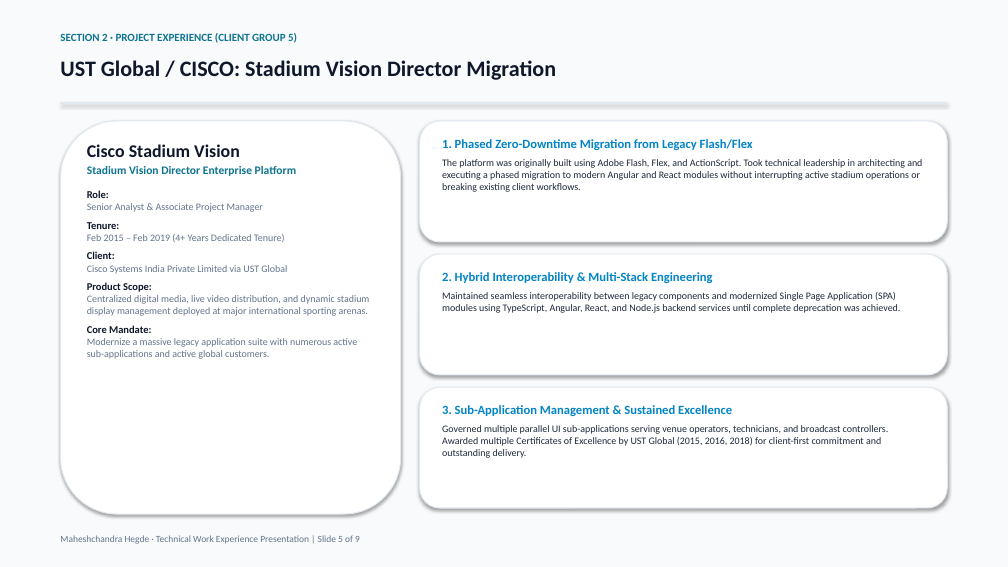
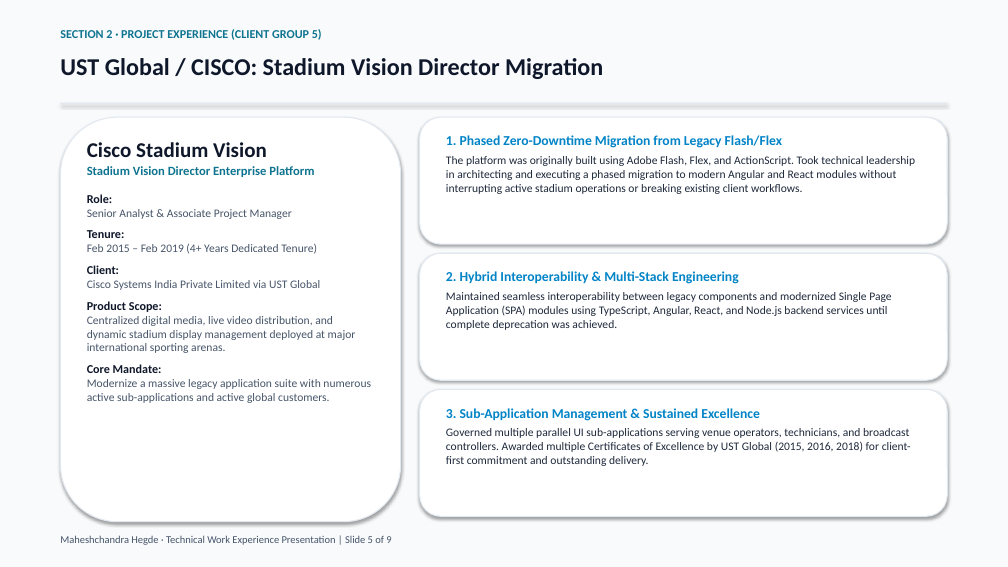
Before and after one commit to hegdemahesh/hegdemahesh.github.io, a slide deck: slide 5 of obayashi_it_presentation/Obayashi_Senior_Manager_IT_Presentation_Maheshchandra_Hegde.pptx. Drawn at 1008x567 pixels with LibreOffice and Linux fonts; fonts in the diff are those of the drawing. Boxes give left, top, right and bottom in pixels: in the first picture for what was removed or moved away, otherwise in the second. Text is boxed around its words. In the diff, an @@ line names an element or a change of style, - is before the commit and + after.

```diff
--- a/obayashi_it_presentation/Obayashi_Senior_Manager_IT_Presentation_Maheshchandra_Hegde.pptx
+++ b/obayashi_it_presentation/Obayashi_Senior_Manager_IT_Presentation_Maheshchandra_Hegde.pptx
@@ text "SECTION 2 · PROJECT EXPERIENCE ..." at [60,29,322,40]: size 10.5 to 11.5 pt @@
@@ text "UST Global / CISCO: Stadium ..." at [60,58,603,79]: size 21 to 23 pt @@
@@ rounded rectangle: place and size @@
-rounded rectangle at [60,121,401,514]
+rounded rectangle at [60,117,401,522]
@@ rounded rectangle: place and size @@
-rounded rectangle at [420,121,948,242]
+rounded rectangle at [420,117,948,244]
@@ text "Cisco Stadium Vision" at [87,142,371,403]: size 17 to 20 pt in "Cisco Stadium Vision"; size 11 to 12 pt in "Stadium Vision Director Enterprise Platform"; size 10 to 11.5 pt in "Role:", "Tenure:", "Client:", "Product Scope:" and 1 more places; size 9.5 to 11 pt, text colour #64748B to #475569 in "Senior Analyst & Associate Project Manager", "Feb 2015 – Feb 2019 (4+ Years ...", "Cisco Systems India Private Limited via UST ...", "Centralized digital media, live video distribution, and ..." and 1 more places; more space between paragraphs @@
@@ text "1. Phased Zero-Downtime Migration from ..." at [446,135,915,194]: size 12 to 13 pt in "1. Phased Zero-Downtime Migration from Legacy Flash/Flex"; size 9.5 to 11 pt in "The platform was originally built using Adobe ..."; less space between paragraphs @@
@@ rounded rectangle: place and size @@
-rounded rectangle at [420,254,948,375]
+rounded rectangle at [420,253,948,380]
@@ text "2. Hybrid Interoperability & Multi-Stack ..." at [446,271,891,330]: size 12 to 13 pt in "2. Hybrid Interoperability & Multi-Stack Engineering"; size 9.5 to 11 pt in "Maintained seamless interoperability between legacy componen ..."; less space between paragraphs @@
@@ rounded rectangle: place and size @@
-rounded rectangle at [420,387,948,508]
+rounded rectangle at [420,389,948,516]
@@ text "3. Sub-Application Management & Sustained ..." at [446,408,911,466]: size 12 to 13 pt in "3. Sub-Application Management & Sustained Excellence"; size 9.5 to 11 pt in "Governed multiple parallel UI sub-applications serving venue ..."; less space between paragraphs @@
@@ text "Maheshchandra Hegde · Technical Work ..." at [60,535,391,545]: size 9 to 10 pt, text colour #64748B to #475569 @@
```
Also in this commit, not shown: 8 other slides changed, 4 other files.
